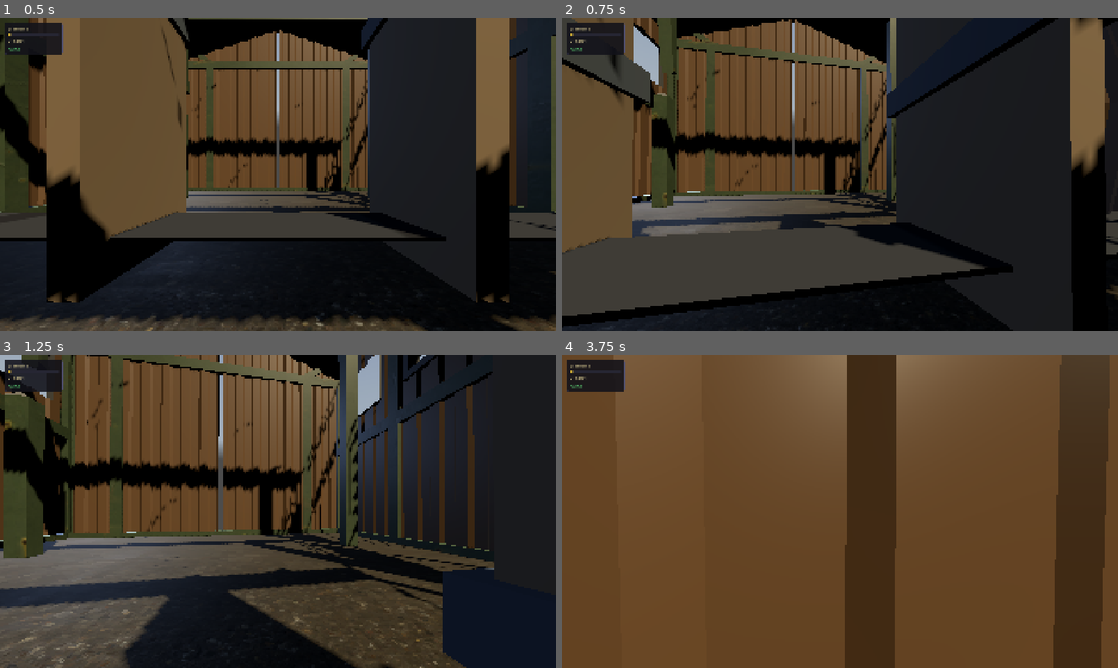
Above: before the commit, frames 1-4 (two rows, left to right).
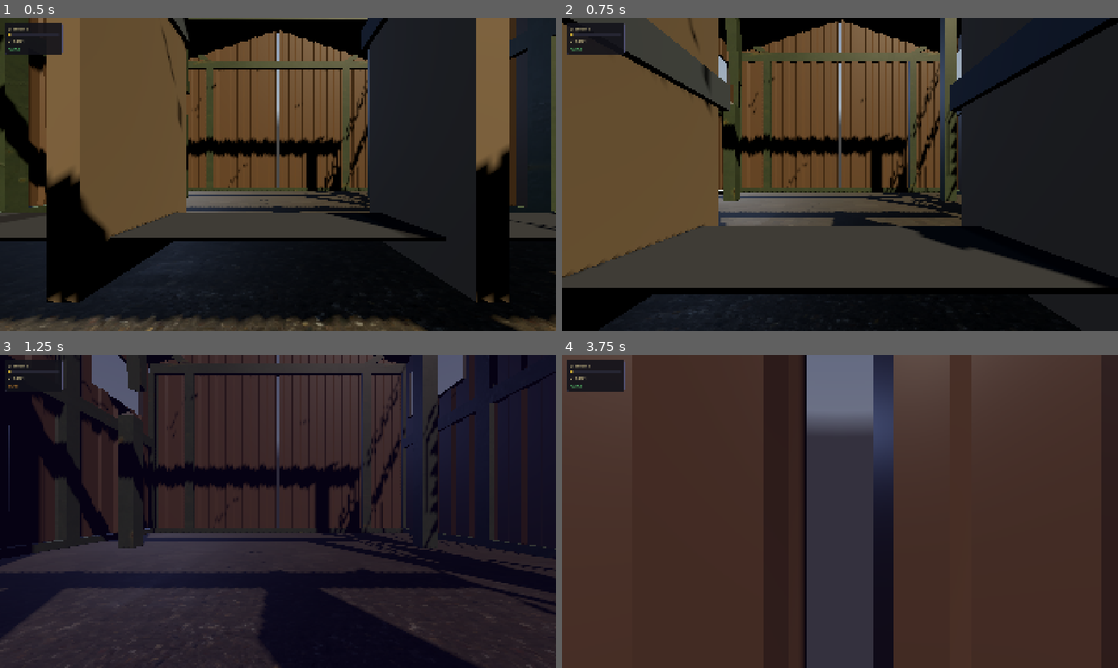
Above: after the commit, the same moments.

Repository: mateusalkimim/relativity-paradox-lab
Game: Godot game, scene res://scenes/main.tscn
Two runs of this game, one before a commit and one after it. Both use one fixed random seed, a clock stepped at 60 frames per second and the inputs below. A sky picture missing from this copy of the repository is replaced by a grey-blue gradient.
Inputs (mouse positions are in pixels of both pictures, inside the frame that each line leads up to):
- Up to frame 1 (0.5 s): no input
- Up to frame 2 (0.75 s): move the mouse to (867, 174) at 0.52 s; hold W (move_forward) from 0.53 s (still down); hold Space (action_primary) from 0.53 s (still down)
- Up to frame 3 (1.25 s): keep holding W (move_forward); keep holding Space (action_primary); tap Q (switch_frame) at 0.8 s
- Up to frame 4 (3.75 s): keep holding W (move_forward); move the mouse to (812, 511) at 1.27 s; release Space (action_primary) at 1.28 s; tap Q (switch_frame) at 1.35, 2.3, 2.85 s; tap Space (action_primary) at 1.55, 3.05 s; move the mouse to (851, 505) at 2.02 s; hold Space (action_primary) 2.03-2.78 s; move the mouse to (834, 517) at 2.77 s; move the mouse to (878, 514) at 3.52 s; hold Space (action_primary) from 3.53 s (still down)

Frame 1 is identical in both runs. In frame 2, 43% of the frame differs, in the area x 0-100%, y 0-100%; in frame 3, 67%; in frame 4, 88%.

Commit message:
feat: implement Semana 3 — frame switching with Lorentz contraction
Adds frame_controller.gd (FrameController class) as the core mechanic
of the presentation: switching between Alice (belt frame) and Bob (log
frame) applies anisotropic Lorentz contraction via 1.5 s cubic tween,
a dark indigo vignette blink, and input lock during transition.

- ALICE: log scale.x = 1/γ; belt and guilhotinas at normal scale
- BOB: belt/guilhotinas scale.x = 1/γ and reposition to ±L₀/(2γ);
  log local scale.x = γ so world-space scale cancels to 1.0
- velocity_changed keeps contraction live while speed changes in either frame
- esteira.gd: blocks speed inputs during transition; stops log movement in BOB
- galpao.gd: wires FrameController after scene build; guards action_primary

Co-Authored-By: Claude Sonnet 4.6 <noreply@anthropic.com>

Diff:
--- a/scripts/esteira.gd
+++ b/scripts/esteira.gd
@@ -55,6 +55,8 @@
 	_move_tora(delta)
 
 func _unhandled_input(event: InputEvent) -> void:
+	if GameState.is_transitioning:
+		return
 	if event.is_action_pressed("speed_up"):
 		GameState.increase_speed()
 	elif event.is_action_pressed("speed_down"):
@@ -104,6 +106,9 @@
 func _move_tora(delta: float) -> void:
 	if _tora == null:
 		return
+	# No referencial de Bob a tora está em repouso; só o mundo se move
+	if GameState.current_frame == GameState.Frame.BOB:
+		return
 	_tora.position.x += GameState.belt_beta * VISUAL_C * delta
 	if _tora.position.x > LOG_EXIT_X:
 		_tora.position.x = LOG_RESET_X
--- /dev/null
+++ b/scripts/frame_controller.gd
@@ -0,0 +1,97 @@
+# SPDX-License-Identifier: GPL-3.0-or-later
+# Copyright (C) 2026 Mateus Alkimim
+extends Node
+class_name FrameController
+
+const TRANSITION_DURATION: float = 1.5
+# L₀/2 — metade da separação própria entre guilhotinas (Alencar et al., Seção III.A)
+const GUILLOTINE_HALF_SEP: float = 2.0
+
+var _esteira: Esteira
+var _tora: Tora
+var _guillotine_left: Guillotine
+var _guillotine_right: Guillotine
+var _vignette: ColorRect
+var _tween: Tween
+
+func init(esteira: Esteira, g_left: Guillotine, g_right: Guillotine) -> void:
+	_esteira = esteira
+	_tora = esteira.get_tora()
+	_guillotine_left = g_left
+	_guillotine_right = g_right
+	_build_vignette()
+	GameState.frame_changed.connect(_on_frame_changed)
+	GameState.velocity_changed.connect(_on_velocity_changed)
+	_apply_frame_state()
+
+func _unhandled_input(event: InputEvent) -> void:
+	if event.is_action_pressed("switch_frame"):
+		GameState.toggle_frame()
+
+func _on_frame_changed(new_frame: GameState.Frame) -> void:
+	GameState.is_transitioning = true
+	var gamma := GameState.get_gamma()
+
+	if _tween:
+		_tween.kill()
+	_tween = create_tween()
+	_tween.set_parallel(true)
+	_tween.set_ease(Tween.EASE_IN_OUT)
+	_tween.set_trans(Tween.TRANS_CUBIC)
+
+	if new_frame == GameState.Frame.ALICE:
+		# Mundo volta à escala normal; tora contrai
+		_tween.tween_property(_esteira, "scale:x", 1.0, TRANSITION_DURATION)
+		_tween.tween_property(_tora, "scale:x", 1.0 / gamma, TRANSITION_DURATION)
+		_tween.tween_property(_guillotine_left, "scale:x", 1.0, TRANSITION_DURATION)
+		_tween.tween_property(_guillotine_right, "scale:x", 1.0, TRANSITION_DURATION)
+		_tween.tween_property(_guillotine_left, "position:x", -GUILLOTINE_HALF_SEP, TRANSITION_DURATION)
+		_tween.tween_property(_guillotine_right, "position:x", GUILLOTINE_HALF_SEP, TRANSITION_DURATION)
+	else:
+		# Tora em repouso (escala local γ cancela pai 1/γ → escala mundo = 1); mundo contrai
+		_tween.tween_property(_esteira, "scale:x", 1.0 / gamma, TRANSITION_DURATION)
+		_tween.tween_property(_tora, "scale:x", gamma, TRANSITION_DURATION)
+		_tween.tween_property(_guillotine_left, "scale:x", 1.0 / gamma, TRANSITION_DURATION)
+		_tween.tween_property(_guillotine_right, "scale:x", 1.0 / gamma, TRANSITION_DURATION)
+		_tween.tween_property(_guillotine_left, "position:x", -GUILLOTINE_HALF_SEP / gamma, TRANSITION_DURATION)
+		_tween.tween_property(_guillotine_right, "position:x", GUILLOTINE_HALF_SEP / gamma, TRANSITION_DURATION)
+
+	# Libera o bloqueio de inputs quando todos os tweens paralelos terminam
+	_tween.tween_callback(func(): GameState.is_transitioning = false).set_delay(TRANSITION_DURATION)
+
+	# Vinheta: pulso sequencial num tween separado
+	var vt := create_tween()
+	vt.tween_property(_vignette, "modulate:a", 0.6, TRANSITION_DURATION * 0.35)
+	vt.tween_property(_vignette, "modulate:a", 0.0, TRANSITION_DURATION * 0.65)
+
+func _on_velocity_changed(_beta: float) -> void:
+	if not GameState.is_transitioning:
+		_apply_frame_state()
+
+# Aplica o estado visual correto sem animação (início do jogo e mudanças de velocidade)
+func _apply_frame_state() -> void:
+	var gamma := GameState.get_gamma()
+	if GameState.current_frame == GameState.Frame.ALICE:
+		_esteira.scale.x = 1.0
+		_tora.scale.x = 1.0 / gamma
+		_guillotine_left.scale.x = 1.0
+		_guillotine_right.scale.x = 1.0
+		_guillotine_left.position.x = -GUILLOTINE_HALF_SEP
+		_guillotine_right.position.x = GUILLOTINE_HALF_SEP
+	else:
+		_esteira.scale.x = 1.0 / gamma
+		_tora.scale.x = gamma
+		_guillotine_left.scale.x = 1.0 / gamma
+		_guillotine_right.scale.x = 1.0 / gamma
+		_guillotine_left.position.x = -GUILLOTINE_HALF_SEP / gamma
+		_guillotine_right.position.x = GUILLOTINE_HALF_SEP / gamma
+
+func _build_vignette() -> void:
+	var canvas := CanvasLayer.new()
+	canvas.layer = 5
+	add_child(canvas)
+	_vignette = ColorRect.new()
+	_vignette.color = Color(0.05, 0.02, 0.15, 1.0)
+	_vignette.modulate.a = 0.0
+	_vignette.set_anchors_and_offsets_preset(Control.PRESET_FULL_RECT)
+	canvas.add_child(_vignette)
--- a/scripts/galpao.gd
+++ b/scripts/galpao.gd
@@ -18,9 +18,10 @@
 	_build_guillotines()
 	_setup_lighting()
 	_build_hud()
+	_build_frame_controller()
 
 func _unhandled_input(event: InputEvent) -> void:
-	if event.is_action_pressed("action_primary"):
+	if event.is_action_pressed("action_primary") and not GameState.is_transitioning:
 		_guillotine_left.drop()
 		_guillotine_right.drop()
 
@@ -78,6 +79,12 @@
 	var hud := HUD.new()
 	hud.name = "HUD"
 	add_child(hud)
+
+func _build_frame_controller() -> void:
+	var fc := FrameController.new()
+	fc.name = "FrameController"
+	add_child(fc)
+	fc.init(_esteira, _guillotine_left, _guillotine_right)
 
 func _build_esteira() -> void:
 	_esteira = load("res://scenes/world/esteira.tscn").instantiate() as Esteira
